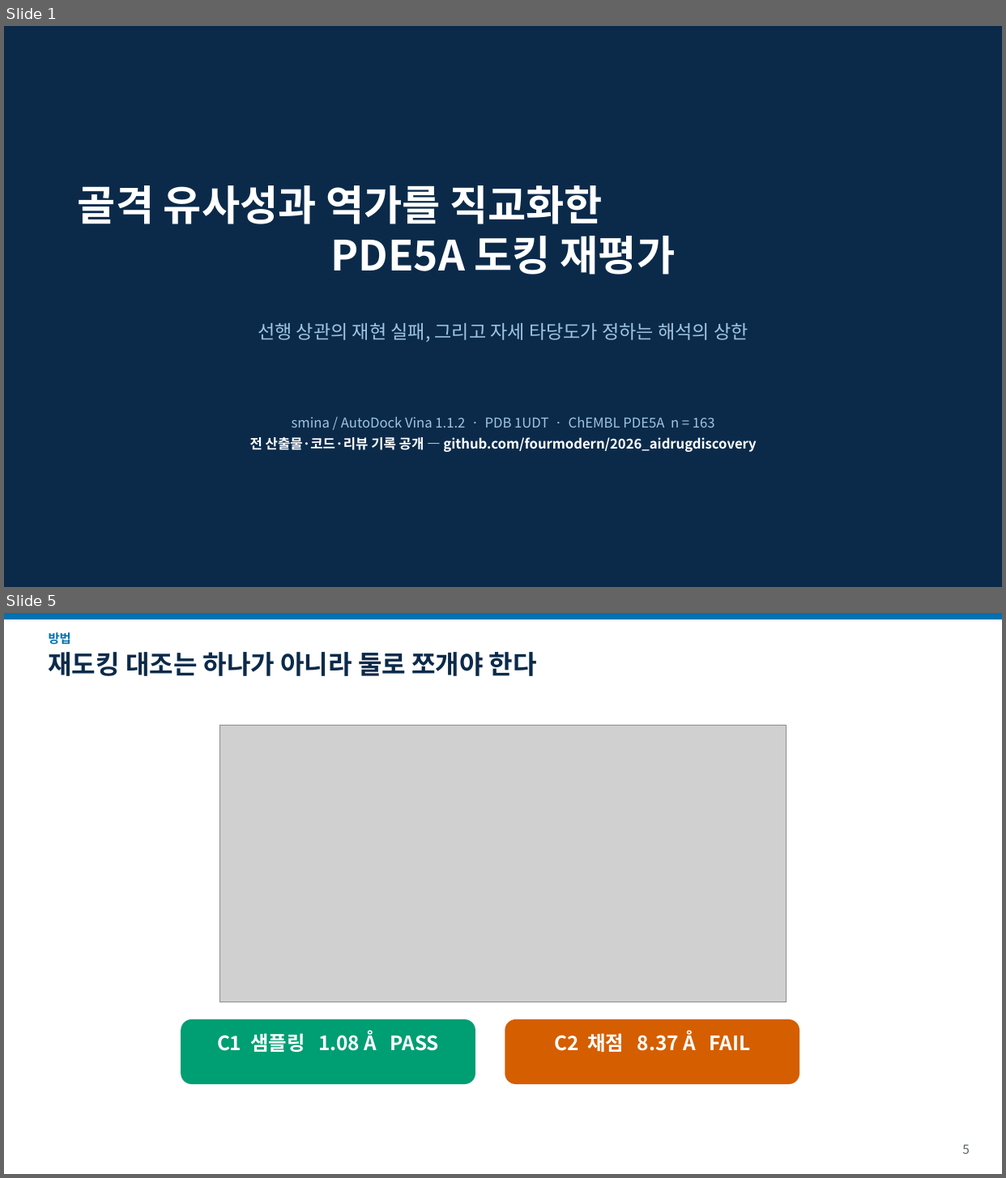
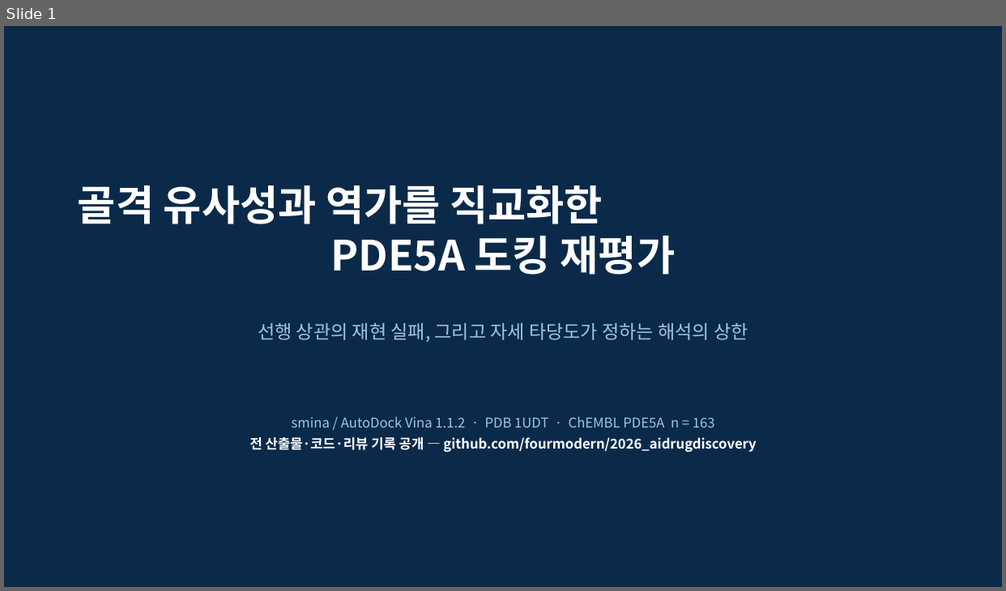
Before and after one commit to fourmodern/2026_aidrugdiscovery, a slide deck: Day06_LLM_Agent/pde5_harness/sample_run/report/docs/talk_16x9.pptx. Shown one above the other, each under a label of ours: slides 1 and 5 before the commit, slide 1 after it; the slides between them are not shown. The pictures are 1006x1178 and 1006x591 pixels, drawn with LibreOffice and Linux fonts; fonts in the diff are those of the drawing; grey boxes stand for pictures. Boxes give left, top, right and bottom in pixels: in the first picture for what was removed or moved away, otherwise in the second. Text is boxed around its words. In the diff, an @@ line names an element or a change of style, - is before the commit and + after.

```diff
--- a/Day06_LLM_Agent/pde5_harness/sample_run/report/docs/talk_16x9.pptx
+++ b/Day06_LLM_Agent/pde5_harness/sample_run/report/docs/talk_16x9.pptx
@@ slide 5 removed at (4, 613, 1002, 1174), background #FFFFFF @@
@@ rectangle removed at (4, 613, 1002, 619) @@
@@ text removed at (49, 632, 71, 645) @@
-방법
@@ text removed at (49, 652, 537, 676) @@
-재도킹 대조는 하나가 아니라 둘로 쪼개야 한다
@@ picture removed at (220, 726, 786, 1003) @@
@@ rounded rectangle removed at (181, 1020, 475, 1084) @@
@@ rounded rectangle removed at (505, 1020, 799, 1084) @@
@@ text removed at (217, 1031, 439, 1052) @@
-C1 샘플링 1.08 Å PASS
@@ text removed at (554, 1031, 750, 1052) @@
-C2 채점 8.37 Å FAIL
@@ text removed at (962, 1144, 970, 1154) @@
-5
```
Also in this commit, not shown: 8 slides changed, 4 slides added, 3 other slides removed, 25 other files.
